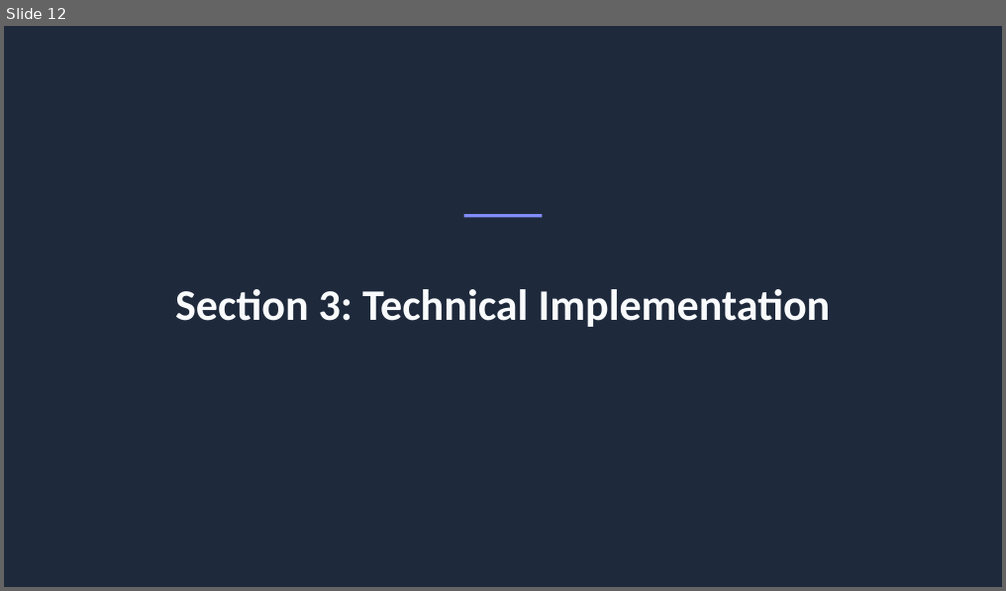
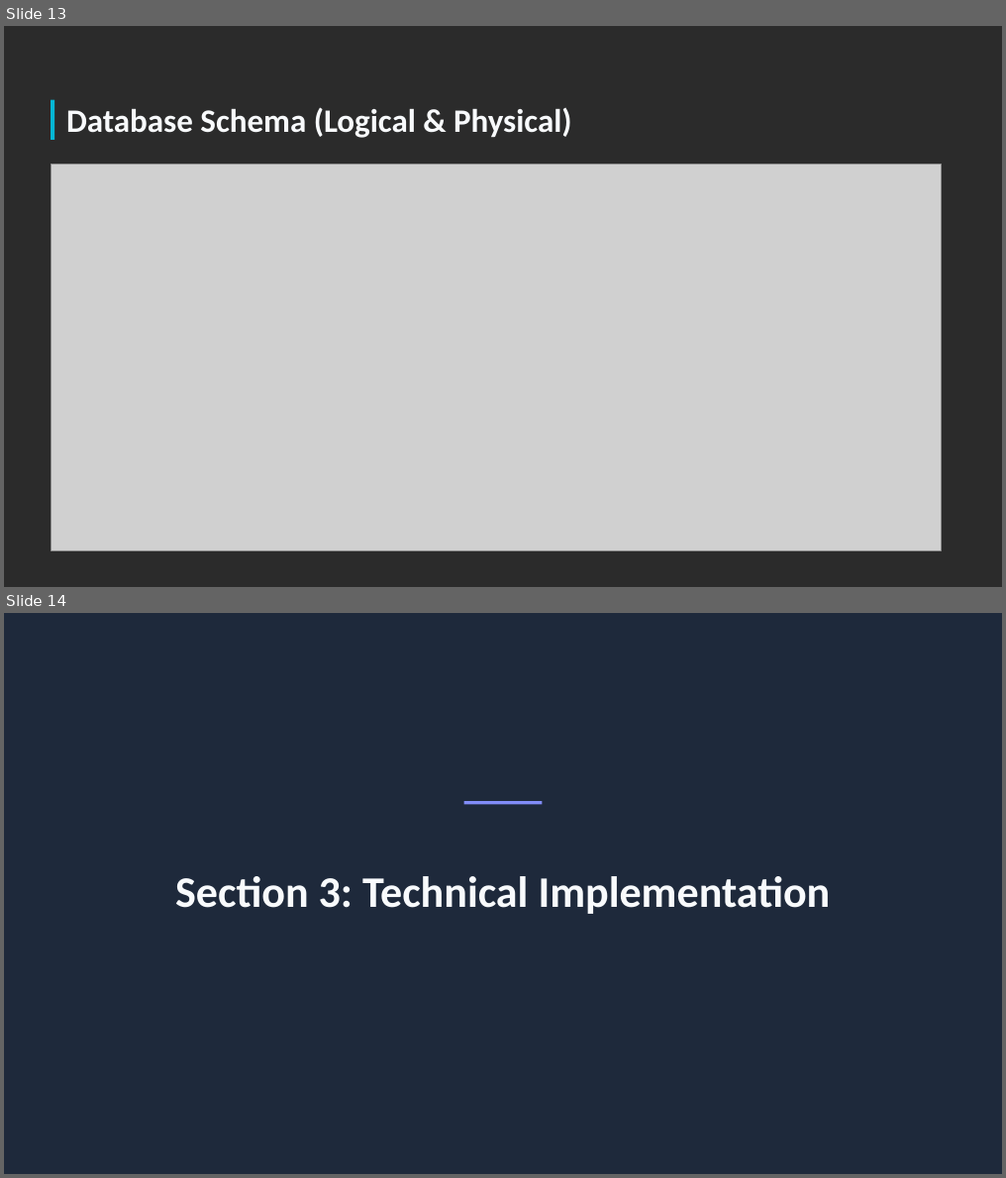
Before and after one commit to mazenezzat1313-DH/UK-Train-Rides, a slide deck: Presenation/Final UK Train Rides .pptx. Shown one above the other, each under a label of ours: slide 12 before the commit, slides 13 and 14 after it. The pictures are 1006x591 and 1006x1178 pixels, drawn with LibreOffice and Linux fonts; fonts in the diff are those of the drawing; grey boxes stand for pictures; background and template pictures are left out; a plain dark background stands for a picture behind light text. Boxes give left, top, right and bottom in pixels: in the first picture for what was removed or moved away, otherwise in the second. Text is boxed around its words. In the diff, an @@ line names an element or a change of style, - is before the commit and + after.

```diff
--- a/Presenation/Final UK Train Rides .pptx
+++ b/Presenation/Final UK Train Rides .pptx
@@ slide 13 added at (x1=4, y1=26, x2=1002, y2=587), background picture (left out) @@
@@ rectangle added at (x1=51, y1=100, x2=54, y2=140), fill #06B6D4 @@
@@ text added at (x1=66, y1=107, x2=572, y2=138), 31.5 pt, text #F8FAFC, bold @@
+Database Schema (Logical & Physical)
@@ picture added at (x1=51, y1=164, x2=941, y2=551) @@
@@ what was slide 12 is now slide 14 @@
```
Also in this commit, not shown: 9 slides changed, 10 other slides added, 4 slides removed.
